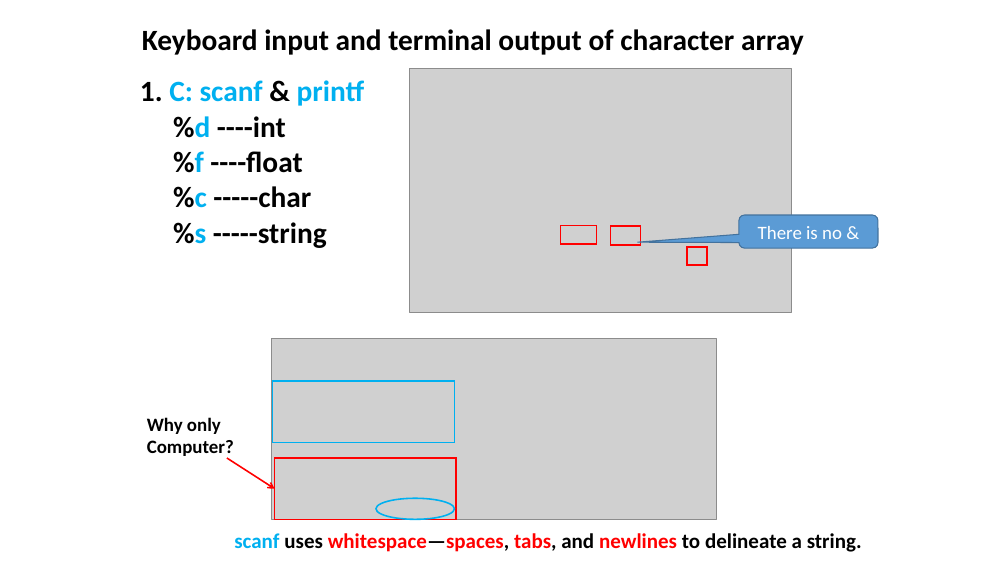
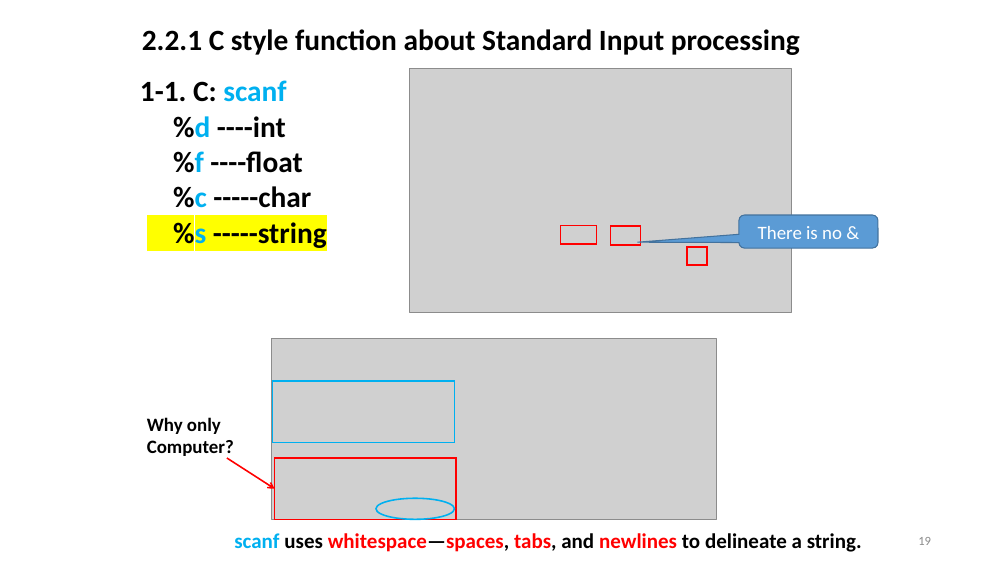
Before and after one commit to ShiqiYu/CPP, a slide deck: slide 19 of week04/Lab04.pptx (slide 17 before the commit). Drawn at 1008x567 pixels with LibreOffice and Linux fonts; fonts in the diff are those of the drawing; grey boxes stand for pictures; background and template pictures are left out. Boxes give left, top, right and bottom in pixels: in the first picture for what was removed or moved away, otherwise in the second. Text is boxed around its words. In the diff, an @@ line names an element or a change of style, - is before the commit and + after.

```diff
--- a/week04/Lab04.pptx
+++ b/week04/Lab04.pptx
@@ text at bbox=[142, 29, 800, 55]: text changed @@
-Keyboard input and terminal output of character array
+2.2.1 C style function about Standard Input processing
@@ text at bbox=[140, 80, 286, 102]: text changed; text colour #00B0F0 to #000000 @@
-1. C: scanf & printf
+1-1. C: scanf
@@ text at bbox=[173, 218, 327, 250]: highlight none to #FFFF00 in "%s -----string" @@
@@ page number added at bbox=[918, 537, 931, 545], 12 pt, text #8C8C8C @@
+19
```
Also in this commit, not shown: 11 other slides changed, 26 slides added, 16 slides removed, 3 other files.
